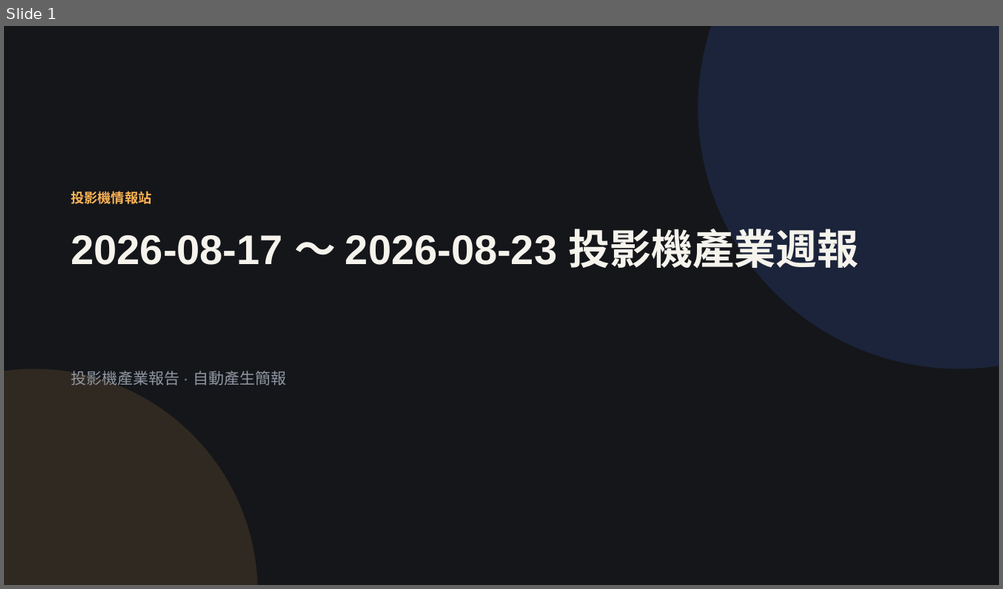
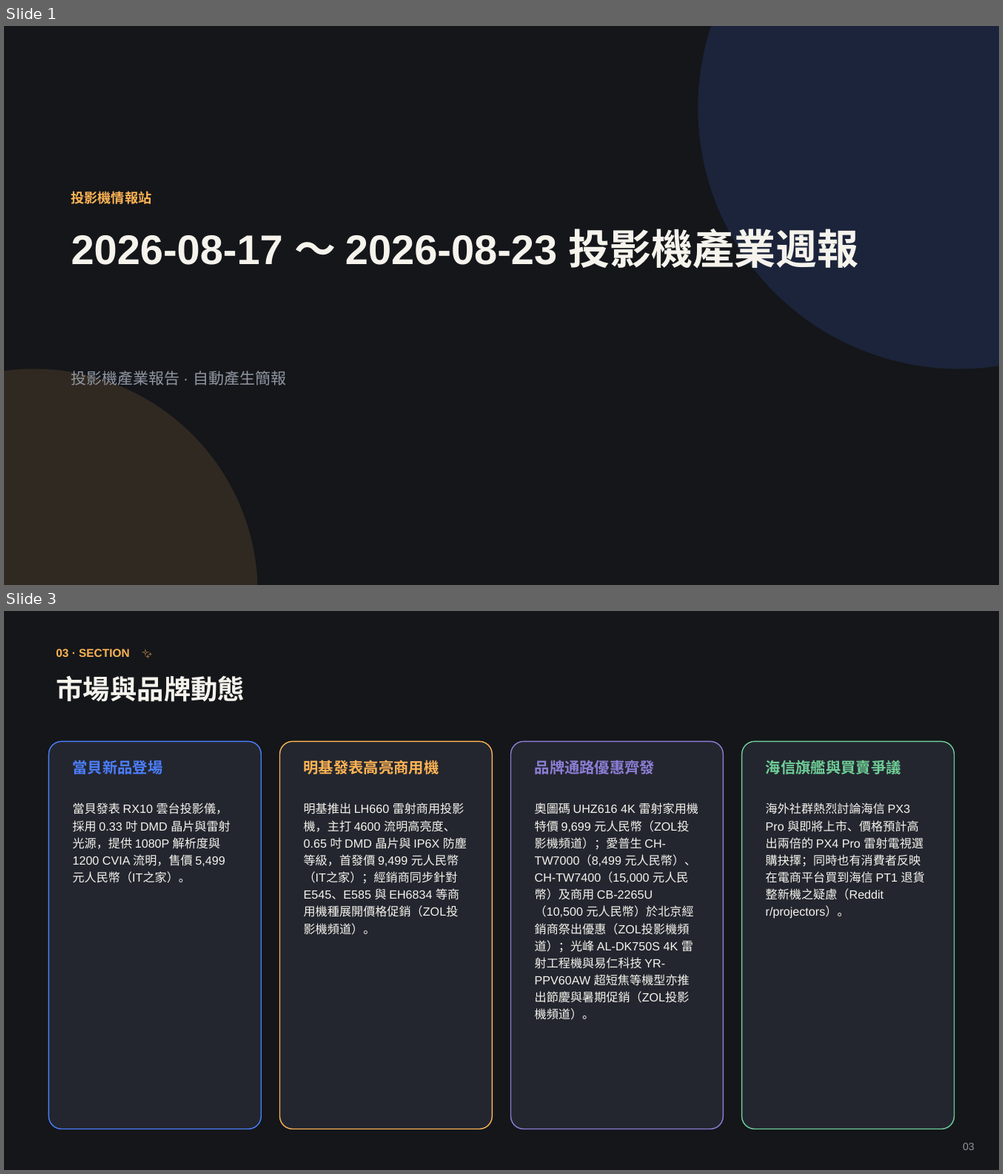
Before and after one commit to coffee30233-gif/Project-Insight, a slide deck: data/reports/2026-W34.pptx. Shown one above the other, each under a label of ours: slide 1 before the commit, slides 1 and 3 after it; the slides between them are not shown. The pictures are 1003x589 and 1003x1174 pixels, drawn with LibreOffice and Linux fonts; fonts in the diff are those of the drawing. Boxes give left, top, right and bottom in pixels: in the first picture for what was removed or moved away, otherwise in the second. Text is boxed around its words. In the diff, an @@ line names an element or a change of style, - is before the commit and + after.

```diff
--- a/data/reports/2026-W34.pptx
+++ b/data/reports/2026-W34.pptx
@@ slide 3 added at box(4, 611, 999, 1170), background #14161A @@
@@ text added at box(56, 649, 130, 657), 11 pt, text #FFB454, bold @@
+03 · SECTION ✨
@@ text added at box(56, 675, 244, 702), 26 pt, text #F5F3EC, bold @@
+市場與品牌動態
@@ rounded rectangle added at box(48, 741, 262, 1130), fill #23262F, outline #4C7EFF 1 pt @@
@@ rounded rectangle added at box(280, 741, 492, 1130), fill #23262F, outline #FFB454 1 pt @@
@@ rounded rectangle added at box(511, 741, 723, 1130), fill #23262F, outline #8B7FD6 1 pt @@
@@ rounded rectangle added at box(742, 741, 955, 1130), fill #23262F, outline #6FCF97 1 pt @@
@@ text added at box(73, 760, 163, 775), 14.5 pt, text #4C7EFF, bold @@
+當貝新品登場
@@ text added at box(304, 760, 439, 775), 14.5 pt, text #FFB454, bold @@
+明基發表高亮商用機
@@ text added at box(535, 760, 655, 775), 14.5 pt, text #8B7FD6, bold @@
+品牌通路優惠齊發
@@ text added at box(765, 760, 901, 775), 14.5 pt, text #6FCF97, bold @@
+海信旗艦與買賣爭議
@@ text added at box(73, 803, 230, 883), 11.5 pt, text #F5F3EC @@
+當貝發表 RX10 雲台投影儀，採用 0.33 吋 DMD 晶片與雷射光源，提供 1080P 解析度與 1200 CVIA 流明，售價 5,499 元人民幣（IT之家）。
@@ text added at box(304, 803, 466, 935), 11.5 pt, text #F5F3EC @@
+明基推出 LH660 雷射商用投影機，主打 4600 流明高亮度、0.65 吋 DMD 晶片與 IP6X 防塵等級，首發價 9,499 元人民幣（IT之家）；經銷商同步針對 E545、E585 與 EH6834 等商用機種展開價格促銷（ZOL投影機頻道）。
@@ text added at box(535, 803, 698, 1020), 11.5 pt, text #F5F3EC @@
+奧圖碼 UHZ616 4K 雷射家用機特價 9,699 元人民幣（ZOL投影機頻道）；愛普生 CH-TW7000（8,499 元人民幣）、CH-TW7400（15,000 元人民幣）及商用 CB-2265U（10,500 元人民幣）於北京經銷商祭出優惠（ZOL投影機頻道）；光峰 AL-DK750S 4K 雷射工程機與易仁科技 YR-PPV60AW 超短焦等機型亦推出節慶與暑期促銷（ZOL投影機頻道）。
@@ text added at box(765, 803, 925, 919), 11.5 pt, text #F5F3EC @@
+海外社群熱烈討論海信 PX3 Pro 與即將上市、價格預計高出兩倍的 PX4 Pro 雷射電視選購抉擇；同時也有消費者反映在電商平台買到海信 PT1 退貨整新機之疑慮（Reddit r/projectors）。
@@ text added at box(962, 1143, 974, 1150), 10 pt, text #9096A1 @@
+03
```
Also in this commit, not shown: 3 slides changed, 1 other slide added, 3 slides removed, 3 other files.
